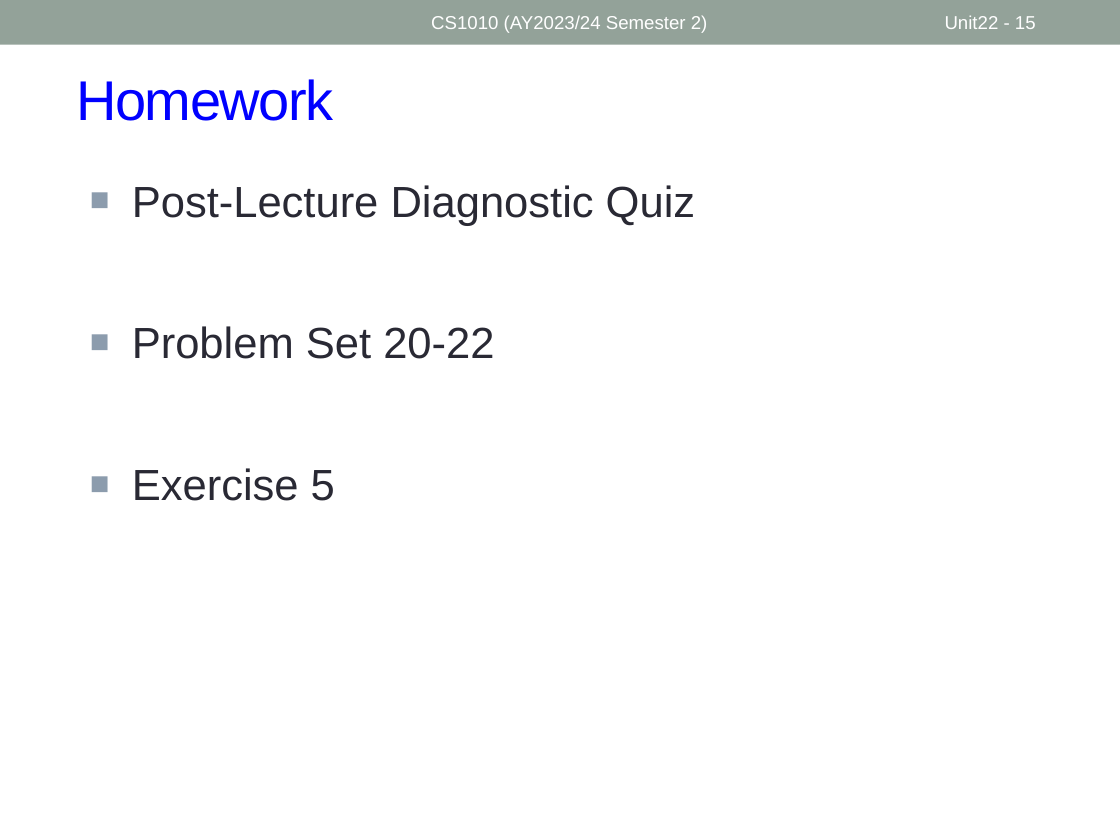
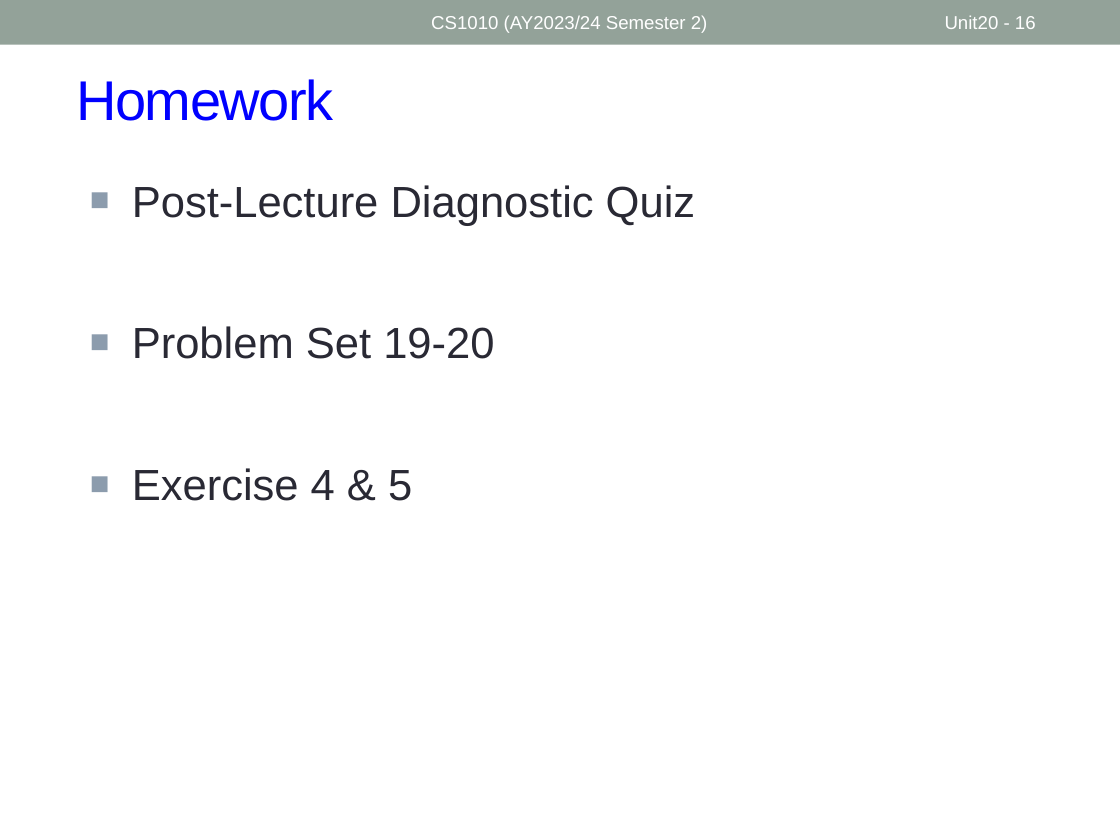
Before and after one commit to nus-cs1010-2425-s2/website, a slide deck: slide 16 of slides/Unit20_Efficiency.pptx (slide 15 before the commit). Drawn at 1120x840 pixels with LibreOffice and Linux fonts; fonts in the diff are those of the drawing. Boxes give left, top, right and bottom in pixels: in the first picture for what was removed or moved away, otherwise in the second. Text is boxed around its words. In the diff, an @@ line names an element or a change of style, - is before the commit and + after.

```diff
--- a/slides/Unit20_Efficiency.pptx
+++ b/slides/Unit20_Efficiency.pptx
@@ page number at (945, 15, 1036, 29): text changed @@
-Unit22 - 15
+Unit20 - 16
@@ text at (132, 326, 494, 501): text changed @@
-■ Problem Set 20-22
-■ Exercise 5
+■ Problem Set 19-20
+■ Exercise 4 & 5
```
Also in this commit, not shown: 8 other slides changed, 1 slide added, 4 other files.
